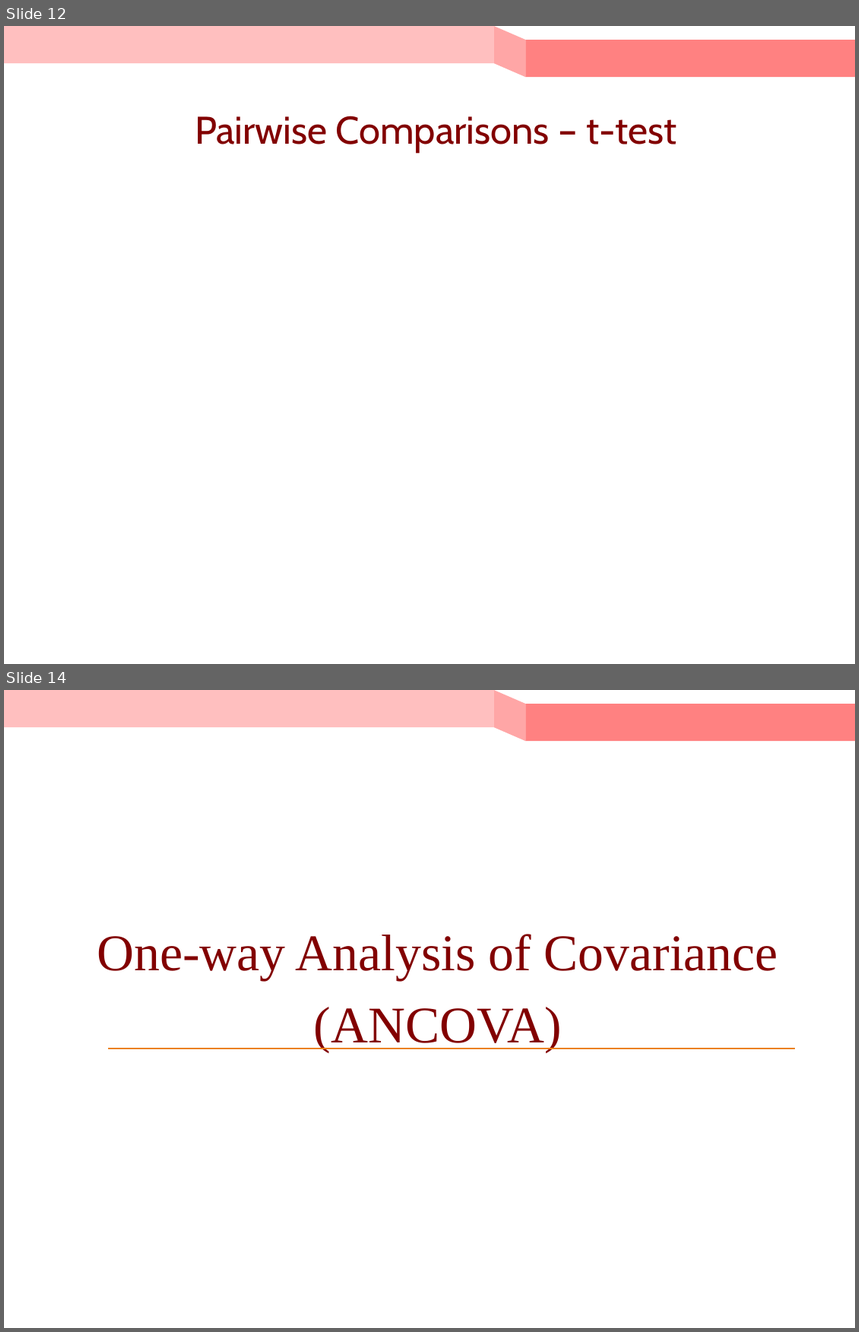
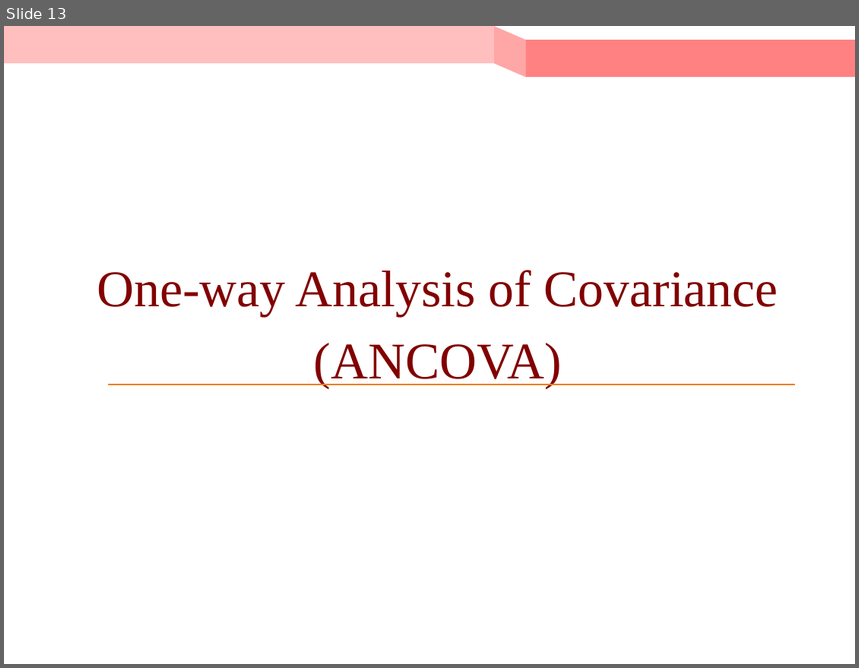
Before and after one commit to KuroTaiga/MSCS_BU, a slide deck: CS555/L10/Lecture 10_ANOVA and ANCOVA.pptx. Shown one above the other, each under a label of ours: slides 12 and 14 before the commit, slide 13 after it; the slides between them are not shown. The pictures are 859x1332 and 859x668 pixels, drawn with LibreOffice and Linux fonts; fonts in the diff are those of the drawing; grey boxes stand for pictures. Boxes give left, top, right and bottom in pixels: in the first picture for what was removed or moved away, otherwise in the second. Text is boxed around its words. In the diff, an @@ line names an element or a change of style, - is before the commit and + after.

```diff
--- a/CS555/L10/Lecture 10_ANOVA and ANCOVA.pptx
+++ b/CS555/L10/Lecture 10_ANOVA and ANCOVA.pptx
@@ slide 12 removed at [4, 26, 855, 664], background #FFFFFF; not listed: 3 template elements that a slide beside it also shows @@
@@ title removed at [195, 116, 677, 152] @@
-Pairwise Comparisons – t-test
@@ what was slide 14 is now slide 13 @@
```
Also in this commit, not shown: 8 slides changed, 1 slide added, 10 other slides removed, 19 other files.
